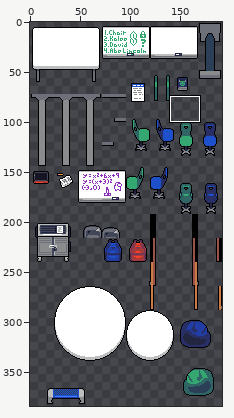
File history of a sprite sheet, img/tilesets/CS_Misc.png. Above, an overview of the earlier version with the close-up marked.
Close-up. Before the edit:
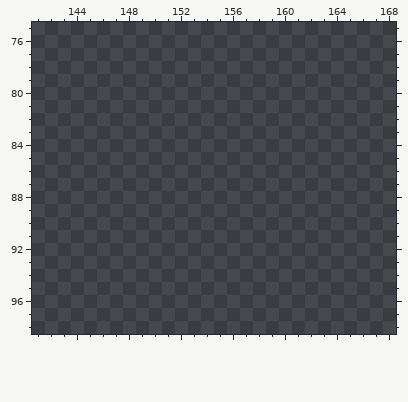
The file is 384x768 pixels, drawn in blocks of 2x2; one block is one cell here. Shown: x 141..168, y 75..98.
Palette (. is transparent): 
Once edited:
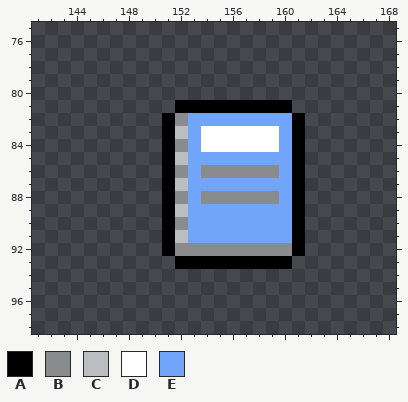
Colours new in this view: A #000000  B #898b8c  C #bbbdbf  D #ffffff  E #70a5fa
Diff:
y 81: x 152..160 ......... -> AAAAAAAAA
y 82: x 151..161 ........... -> ABEEEEEEEEA
y 83: x 151..161 ........... -> ACEDDDDDDEA
y 84: x 151..161 ........... -> ABEDDDDDDEA
y 85: x 151..161 ........... -> ACEEEEEEEEA
y 86: x 151..161 ........... -> ABEBBBBBBEA
y 87: x 151..161 ........... -> ACEEEEEEEEA
y 88: x 151..161 ........... -> ABEBBBBBBEA
y 89: x 151..161 ........... -> ACEEEEEEEEA
y 90: x 151..161 ........... -> ABEEEEEEEEA
y 91: x 151..161 ........... -> ACEEEEEEEEA
y 92: x 151..161 ........... -> ABBBBBBBBBA
y 93: x 152..160 ......... -> AAAAAAAAA
Pixel boxes of the changes (left, top, right, bottom) in both close-ups:
added: (162, 100, 305, 269)
